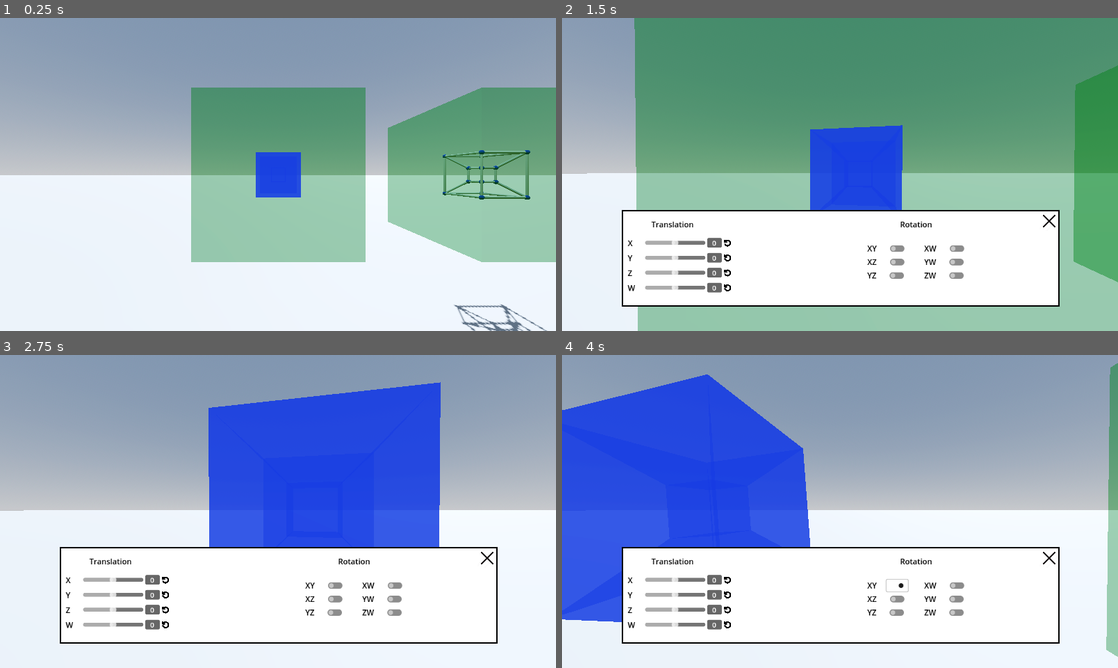
Above: before the commit, frames 1-4 (two rows, left to right).
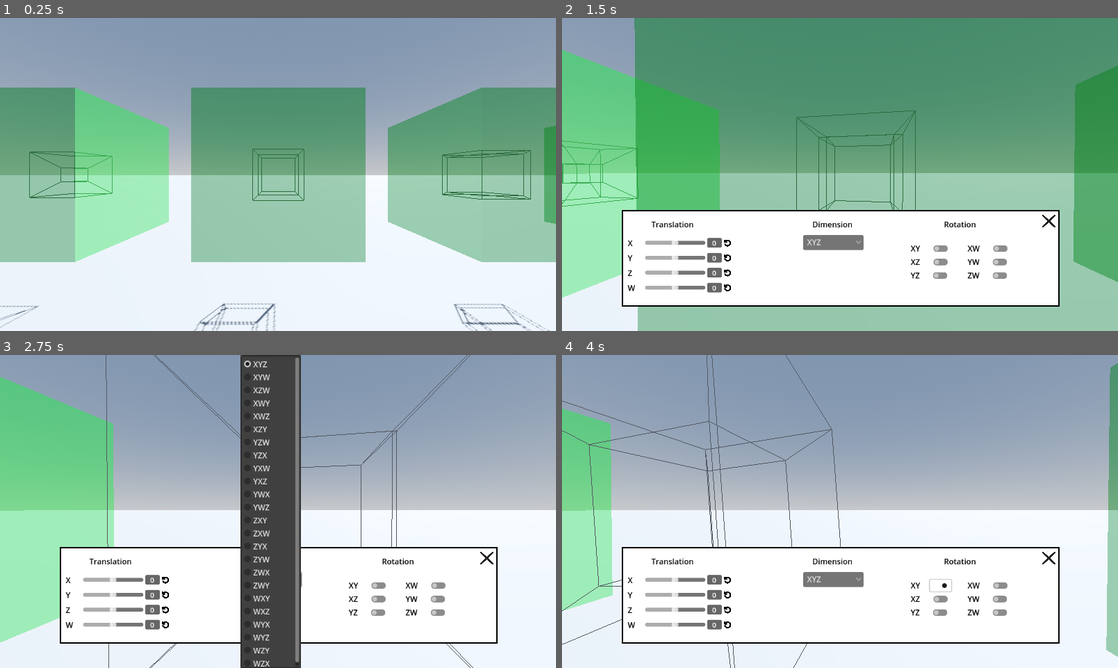
Above: after the commit, the same moments.

Repository: Stantrh/Projet_Tutore_4D_VR_KOMODZINSKI_RYSAK_TROHA
Game: Godot game, scene res://Scenes/world.tscn
The game is run twice, just before and just after one commit, with the same random seed, the same clock (stepped at 60 frames per second) and the same inputs. This scene is started directly instead of the project's main scene.
Inputs (mouse positions are in pixels of both pictures, inside the frame that each line leads up to; where the layout moved, square brackets give the same spot in the first picture):
- Up to frame 1 (0.25 s): no input
- Up to frame 2 (1.5 s): tap Enter at 0.5 s; move the mouse to (867, 174) at 0.52 s; hold Middle mouse button (rotate) 0.53-1.28 s; hold W (move_forward) from 0.53 s (still down); click (867, 174) at 0.8 s; move the mouse to (812, 174) at 1.27 s; click (812, 174) at 1.35 s
- Up to frame 3 (2.75 s): tap Middle mouse button (rotate) at 1.55 s; release W (move_forward) at 2 s; click (272, 580) at 2 s, where only the run after the commit has a clickable "XYZ"
- Up to frame 4 (4 s): click (940, 586) [895, 586] at 2.75 s; move the mouse to (895, 442) at 3.52 s; hold D (move_right) from 3.53 s (still down); hold Middle mouse button (rotate) from 3.53 s (still down); click (895, 442) at 3.8 s

The runs differ from the first frame. In frame 1, 18% of the frame differs, in the area x 0-100%, y 22-100%; in frame 2, 21%; in frame 3, 40%, in the area x 0-89%, y 0-100%; in frame 4, 25%.

Commit message:
ajout interface Fez

Diff:
--- a/app4d/Scenes/ui.tscn
+++ b/app4d/Scenes/ui.tscn
@@ -323,25 +323,62 @@
 ignore_texture_size = true
 stretch_mode = 5
 
+[node name="Fez" type="Control" parent="ReferenceRect/ColorRect"]
+custom_minimum_size = Vector2(10, 10)
+layout_mode = 1
+anchor_left = 0.399
+anchor_right = 0.561
+anchor_bottom = 1.0
+offset_left = -0.297028
+offset_right = 0.416962
+offset_bottom = -6.10352e-05
+grow_horizontal = 2
+
+[node name="Label" type="Label" parent="ReferenceRect/ColorRect/Fez"]
+layout_mode = 2
+anchor_top = 0.077
+anchor_right = 1.0
+anchor_bottom = 0.287
+offset_left = 4.5
+offset_top = -0.0150013
+offset_right = -0.5
+offset_bottom = 0.0349998
+text = "Dimension"
+label_settings = SubResource("LabelSettings_jygnu")
+horizontal_alignment = 1
+
+[node name="OptionButton" type="OptionButton" parent="ReferenceRect/ColorRect/Fez"]
+custom_minimum_size = Vector2(125, 20)
+layout_mode = 2
+anchor_left = 0.099
+anchor_top = 0.267
+anchor_right = 0.949
+anchor_bottom = 0.41
+offset_left = -0.0530014
+offset_top = -3.06494
+offset_right = -0.00300598
+offset_bottom = 0.0500565
+
 [node name="Rotation" type="Control" parent="ReferenceRect/ColorRect"]
 layout_mode = 1
-anchor_left = 0.346
+anchor_left = 0.547
 anchor_right = 1.0
 anchor_bottom = 1.0
-offset_left = -0.438019
+offset_left = 0.05896
 offset_right = 3.0
+offset_bottom = -6.10352e-05
 grow_horizontal = 2
 grow_vertical = 2
 
 [node name="close_button" type="TextureButton" parent="ReferenceRect/ColorRect/Rotation"]
 layout_mode = 1
 anchors_preset = -1
-anchor_left = 0.956
+anchor_left = 0.896
 anchor_right = 1.0
 anchor_bottom = 0.195
-offset_left = -15.864
+offset_left = -0.152008
 offset_right = -2.0
-offset_bottom = 1.97499
+offset_bottom = 1.975
 texture_normal = ExtResource("2_x0jtq")
 texture_pressed = ExtResource("2_x0jtq")
 texture_hover = ExtResource("2_x0jtq")
@@ -501,4 +538,5 @@
 [connection signal="value_changed" from="ReferenceRect/ColorRect/Translation/HBoxContainer3/HBoxContainer/translation_z_slider" to="." method="_on_translation_z_slider_value_changed"]
 [connection signal="drag_ended" from="ReferenceRect/ColorRect/Translation/HBoxContainer4/HBoxContainer/translation_w_slider" to="." method="_on_translation_w_slider_drag_ended"]
 [connection signal="value_changed" from="ReferenceRect/ColorRect/Translation/HBoxContainer4/HBoxContainer/translation_w_slider" to="." method="_on_translation_w_slider_value_changed"]
+[connection signal="item_selected" from="ReferenceRect/ColorRect/Fez/OptionButton" to="." method="_on_option_button_item_selected"]
 [connection signal="pressed" from="ReferenceRect/ColorRect/Rotation/close_button" to="." method="_on_close_button_pressed"]
--- a/app4d/Scenes/world.tscn
+++ b/app4d/Scenes/world.tscn
@@ -34,13 +34,16 @@
 
 [node name="HyperCubeS" parent="." instance=ExtResource("1_gh55x")]
 transform = Transform3D(1, 0, 0, 0, 1, 0, 0, 0, 1, 10, 5, 0)
-mesh_mode = 2
+
+[node name="HyperCubeS4" parent="." instance=ExtResource("1_gh55x")]
+transform = Transform3D(1, 0, 0, 0, 1, 0, 0, 0, 1, -10, 5, 0)
 projection_mode = 1
 
 [node name="HyperCubeS2" parent="." instance=ExtResource("1_gh55x")]
 transform = Transform3D(1, 0, 0, 0, 1, 0, 0, 0, 1, 0, 5, 0)
-mesh_mode = 1
-projection_mode = 1
+
+[node name="HyperCubeS3" parent="." instance=ExtResource("1_gh55x")]
+transform = Transform3D(1, 0, 0, 0, 1, 0, 0, 0, 1, 20, 5, 0)
 
 [node name="CharacterView" parent="." instance=ExtResource("2_wfvje")]
 transform = Transform3D(1, 0, 0, 0, 1, 0, 0, 0, 1, 0, 5, 10)
--- a/app4d/Scripts/hyper_cube.gd
+++ b/app4d/Scripts/hyper_cube.gd
@@ -49,7 +49,155 @@
 @export var axe2_b = 3
 @export var mesh_mode: int = 0  # 0: Plein, 1: stylisé, 2: Filaire
 @export var projection_mode: int = 0  # 0: Perspective, 1: Stéréographique, 2: Orthogonale
-
+@export var dimension_selected : int = 0 #pour savoir quel est la dimension actuelle
+var is_up_to_date = true
+var dimensions = [{
+	"x" : 0, #Dimension XYZ
+	"y":1,
+	"z":2,
+	"w":3,
+	},
+	{
+	"x" : 0, #Dimension XYW
+	"y":1,
+	"z":3,
+	"w":2,
+	},
+	{
+	"x" : 0, #Dimensions XZW
+	"y":2,
+	"z":3,
+	"w":1,
+	},
+	{
+	"x" : 0, #Dimensions XWY
+	"y":3,
+	"z":1,
+	"w":2,
+	},
+	{
+	"x" : 0, #Dimensions XWZ
+	"y":3,
+	"z":2,
+	"w":1,
+	},
+	{
+	"x" : 0, #Dimensions XZY
+	"y":2,
+	"z":1,
+	"w":3,
+	},
+	{
+	"x" : 1, #Dimension YZW
+	"y":2,
+	"z":3,
+	"w":0,
+	},
+	{
+	"x" : 1, #Dimension YZX
+	"y":2,
+	"z":0,
+	"w":3,
+	},
+	{
+	"x" : 1, #Dimension YXW
+	"y":0,
+	"z":3,
+	"w":2,
+	},
+	{
+	"x" : 1, #Dimension YXZ
+	"y": 0,
+	"z":2,
+	"w":3,
+	},
+	{
+	"x" : 1,  #Dimension YWX
+	"y":3,
+	"z":0,
+	"w":2,
+	},
+		{    #Dimension YWZ
+	"x" : 1,
+	"y":3,
+	"z":2,
+	"w":0,
+	},
+			{    #Dimension ZXY
+	"x" : 2,
+	"y":0,
+	"z":1,
+	"w":3,
+	},
+			{    #Dimension ZXW
+	"x" : 2,
+	"y":0,
+	"z":3,
+	"w":1,
+	},
+			{    #Dimension ZYX
+	"x" : 2,
+	"y":1,
+	"z":0,
+	"w":3,
+	},
+			{    #Dimension ZYW
+	"x" : 2,
+	"y":1,
+	"z":3,
+	"w":0,
+	},
+			{    #Dimension ZWX
+	"x" : 2,
+	"y":3,
+	"z":0,
+	"w":1,
+	},
+			{    #Dimension ZWY
+	"x" : 2,
+	"y":3,
+	"z":1,
+	"w":0,
+	},
+	{   	 #Dimension WXY
+	"x" : 3,
+	"y":0,
+	"z":1,
+	"w":2,
+	},
+		{   	 #Dimension WXZ
+	"x" : 3,
+	"y":0,
+	"z":2,
+	"w":1,
+	},
+	{   	 #Dimension WYX
+	"x" : 3,
+	"y":1,
+	"z":0,
+	"w":2,
+	},
+	{   	 #Dimension WYZ
+	"x" : 3,
+	"y":1,
+	"z":2,
+	"w":0,
+	},
+	{   	 #Dimension WZY
+	"x" : 3,
+	"y":2,
+	"z":1,
+	"w":0,
+	},
+	{   	 #Dimension WZX
+	"x" : 3,
+	"y":2,
+	"z":0,
+	"w":1,
+	},
+
+
+]
 func set_rotate_plan(plan: String, single_rotate: bool):
 	match plan:
 		"XY":
@@ -123,6 +271,8 @@
 
 
 func _process(delta):
+	if !is_up_to_date:
+		return
 	# On incrémente l'angle de rotation pour avoir une figur qui tourne en continu
 	if is_rotate:
 		rotation_angle += delta
@@ -378,27 +528,30 @@
 
 # Méthode de la projection perspective=
 func project_perspective(point_4d: Vector4) -> Vector3:
+	#print(ignored_axis)
 	# On calcule la distance entre la caméra et la position de l'hypercube
 	var d = camera.global_position.distance_to(global_position)
-	var w = point_4d.w + d # Plus w est grand, plus il est loin dans la quatrième dimension
-	if abs(w) < 0.01: # Sécurité contre la division par zéro
-		w = 0.01
-	# On return les points projetés
-	return Vector3(point_4d.x * d / w, point_4d.y * d / w, point_4d.z * d / w)
+	return Vector3(point_4d[dimensions[dimension_selected].x]* d /(point_4d[dimensions[dimension_selected].w]+d),
+	point_4d[dimensions[dimension_selected].y]* d /(point_4d[dimensions[dimension_selected].w]+d),
+	point_4d[dimensions[dimension_selected].z]* d /(point_4d[dimensions[dimension_selected].w]+d))
 
 
 # On crée une fonction pour la projection stéréographique
 func project_stereographically(point_4d: Vector4):
-	# On choisit le point de projection
-	var projection_center = Vector4(0, 0, 0, 2)
-	# on calcule le facteur de projection
-	var t = 1.0 / (projection_center.w - point_4d.w)
-	# puis on projette x y et z en 3D avec le facteur de projection
-	return Vector3(t * point_4d.x, t * point_4d.y, t * point_4d.z)
+	var projection_center : Vector4 = Vector4(0,0,0,0)
+	projection_center[dimensions[dimension_selected].w]=2
+	var t = 1.0 /(projection_center[dimensions[dimension_selected].w] - point_4d[dimensions[dimension_selected].w])
+	return Vector3(t * point_4d[dimensions[dimension_selected].x],t*point_4d[dimensions[dimension_selected].y],t*point_4d[dimensions[dimension_selected].z])
 
 # à rajouter plus tard, possibilité de choisir la coordonnée à exclure
 func project_orthogonally(point_4d: Vector4)->Vector3:
-	return Vector3(point_4d.x, point_4d.y, point_4d.z)
+	return Vector3(point_4d[dimensions[dimension_selected].x],point_4d[dimensions[dimension_selected].y],point_4d[dimensions[dimension_selected].z])
+	#match  ignored_axis :
+		#0 : return Vector3(point_4d.y, point_4d.z, point_4d.w)
+		#1 : return Vector3(point_4d.x, point_4d.z, point_4d.w)
+		#2 : return Vector3(point_4d.x, point_4d.y, point_4d.w)
+		#3 : return Vector3(point_4d.x, point_4d.y, point_4d.z)
+		#_ : return Vector3(point_4d.x, point_4d.y, point_4d.z)
 
 
 func translate_4d(vect: Vector4, vect_translation: Vector4) -> Vector4:
@@ -435,3 +588,9 @@
 		rotated_point[axis2_a] = temp_a * cos_theta2 - temp_b * sin_theta2
 		rotated_point[axis2_b] = temp_a * sin_theta2 + temp_b * cos_theta2
 	return rotated_point
+
+#fonction pour changer le point qu'on ne projette pas
+func change_dimension(new_dimension : int):
+	is_up_to_date = false
+	dimension_selected = new_dimension
+	is_up_to_date = true
--- a/app4d/Scripts/ui.gd
+++ b/app4d/Scripts/ui.gd
@@ -11,11 +11,40 @@
 	$ReferenceRect/ColorRect/Translation/HBoxContainer3/HBoxContainer/Panel/Label,
 	$ReferenceRect/ColorRect/Translation/HBoxContainer4/HBoxContainer/Panel/Label
 ]
-
+@onready var dimension_check_box : OptionButton = $ReferenceRect/ColorRect/Fez/OptionButton
 # Pour les sliders, on garde les positions des sliders précédents dans un dictionnaire qu'on actualise
 var prev_translation_pos = {} # translations
 var prev_rotation_pos = {} # rotations
 var rotation_buttons = {} # tableau des boutons de l'interface pour modifier leur état
+
+var dimensions = [
+	"XYZ",
+	"XYW",
+	"XZW",
+	"XWY",
+	"XWZ",
+	"XZY",
+	"YZW",
+	"YZX",
+	"YXW",
+	"YXZ",
+	"YWX",
+	"YWZ",
+	"ZXY",
+	"ZXW",
+	"ZYX",
+	"ZYW",
+	"ZWX",
+	"ZWY",
+	"WXY",
+	"WXZ",
+	"WYX",
+	"WYZ",
+	"WZY",
+	"WZX"
+]
+
+
 
 # boutons à toggle pour les rotations
 var xy_rotation_button
@@ -65,6 +94,9 @@
 	z_translation_reset_button.connect("pressed", Callable(self,"_on_translation_reset_button_pressed").bind(2))
 	w_translation_reset_button.connect("pressed", Callable(self,"_on_translation_reset_button_pressed").bind(3))
 
+	for i in range(dimensions.size()):
+		dimension_check_box.add_item(dimensions[i],i)
+	dimension_check_box.selected = 0
 func _on_check_button_toggled(button_pressed: bool, axis_pair: String):
 	if object_controlled:
 		# au cas où c'est la première fois qu'on souhaite transformer la forme courante
@@ -241,7 +273,7 @@
 	visible = true
 	object_controlled = object
 	Input.set_mouse_mode(Input.MOUSE_MODE_VISIBLE)
-
+	dimension_check_box.selected = object_controlled.dimension_selected
 
 func _on_close_button_pressed():
 	object_controlled = null
@@ -251,3 +283,7 @@
 
 func _on_translation_reset_button_pressed(i : int):
 	translation_sliders[i].value = 0
+
+
+func _on_option_button_item_selected(index):
+	object_controlled.change_dimension(index)
